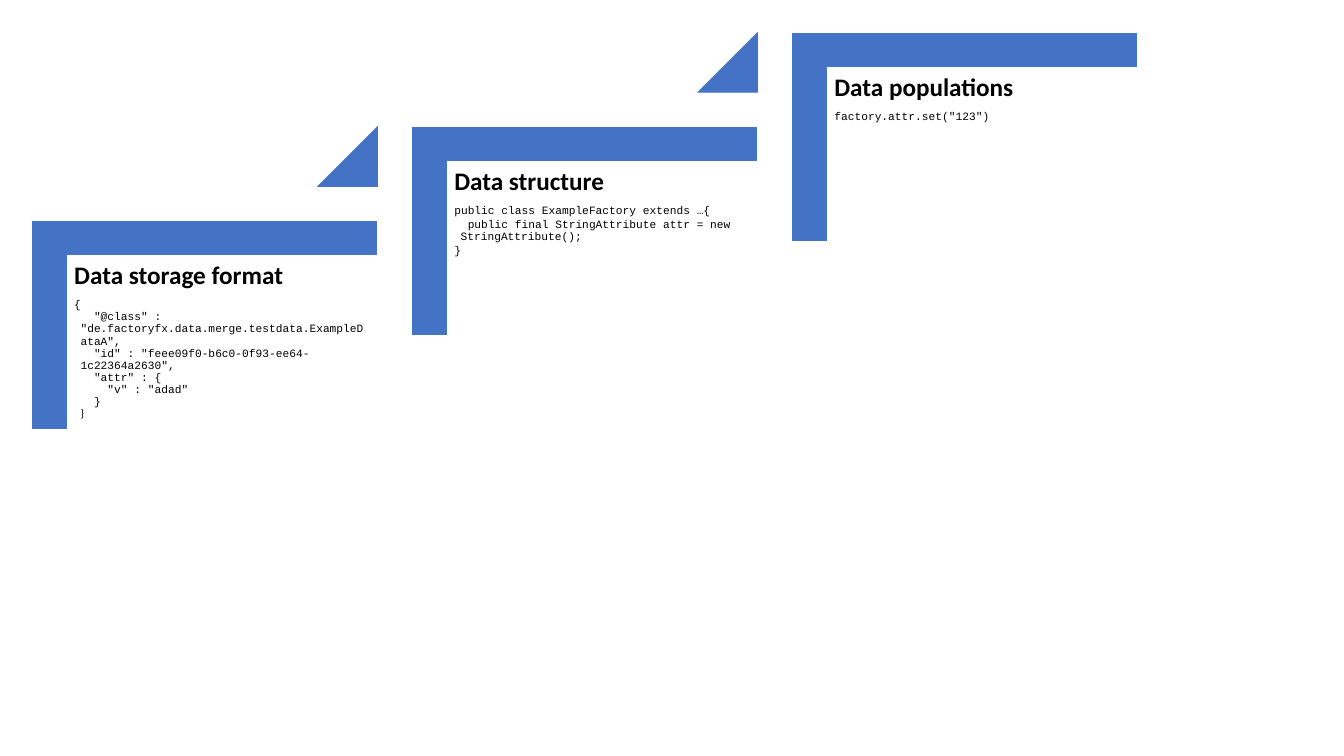
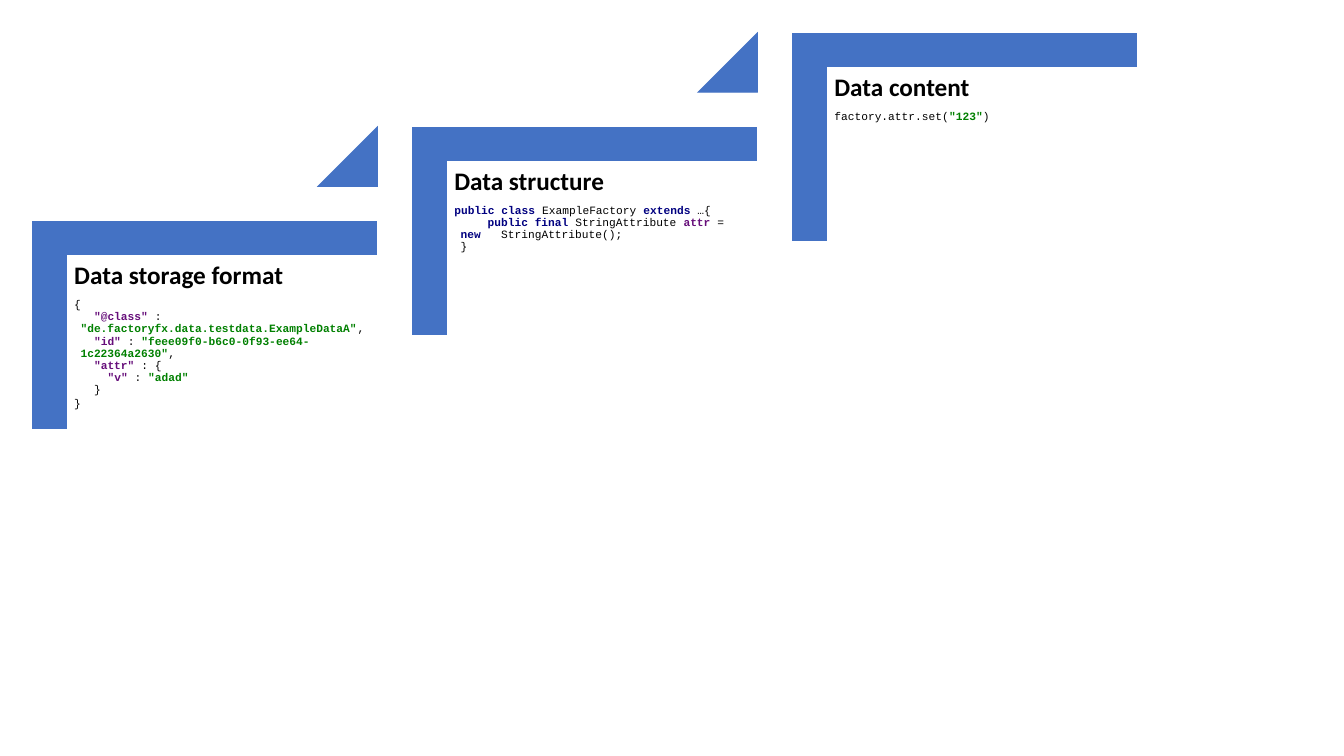
Before and after one commit to factoryfx/factoryfx, a slide deck: slide 1 of docu/src/main/java/de/factoryfx/docu/migration/overview.pptx. Drawn at 1344x756 pixels with LibreOffice and Linux fonts; fonts in the diff are those of the drawing. Boxes give left, top, right and bottom in pixels: in the first picture for what was removed or moved away, otherwise in the second. Text is boxed around its words. In the diff, an @@ line names an element or a change of style, - is before the commit and + after.

```diff
--- a/docu/src/main/java/de/factoryfx/docu/migration/overview.pptx
+++ b/docu/src/main/java/de/factoryfx/docu/migration/overview.pptx
@@ text at (834, 79, 969, 97): text changed @@
-Data populations
+Data content
@@ text at (834, 112, 989, 123): text colour #000000 to #008000, bold on in "factory.attr.set("123")" @@
@@ text at (454, 206, 711, 243): text changed @@
-  public class ExampleFactory extends …{
-  public final StringAttribute attr = new StringAttribute();
-  }
+  public class ExampleFactory extends …{
+  public final StringAttribute attr = new StringAttribute();
+  }
@@ text at (81, 313, 365, 381): text changed; text colour #000000 to #008000; bold on @@
-  {
-  "@class" : "de.factoryfx.data.merge.testdata.ExampleDataA",
-  "id" : "feee09f0-b6c0-0f93-ee64-1c22364a2630",
-  "attr" : {
-  "v" : "adad"
-  }
-  }
+  {
+  "@class" : "de.factoryfx.data.testdata.ExampleDataA",
+  "id" : "feee09f0-b6c0-0f93-ee64-1c22364a2630",
+  "attr" : {
+  "v" : "adad"
+  }
+  }
```
Also in this commit, not shown: 2 other files.
